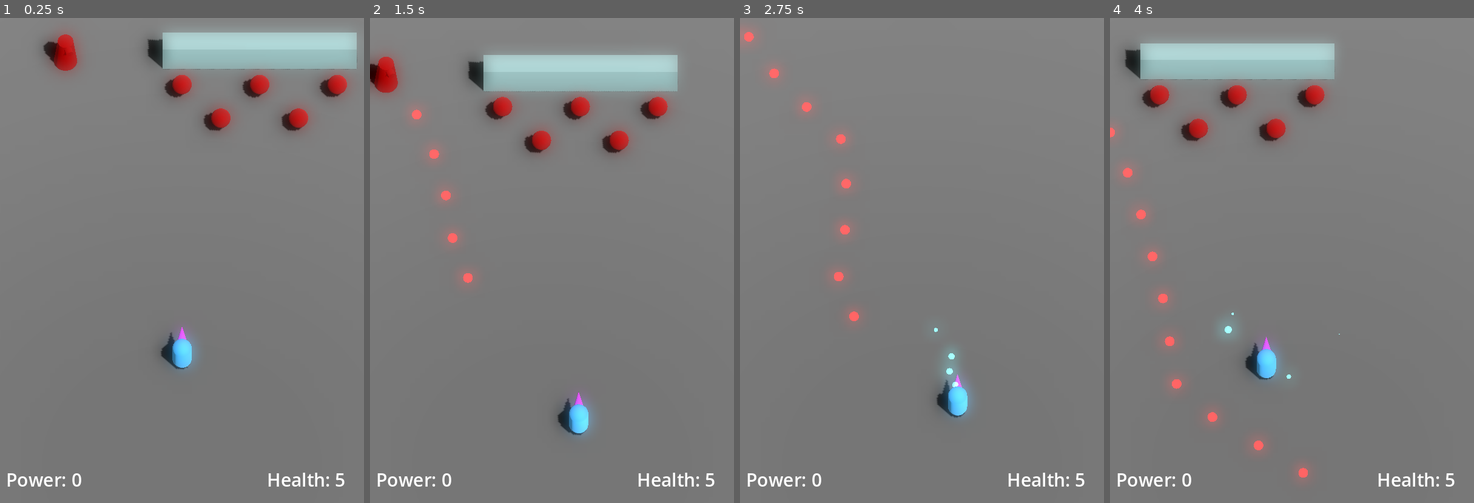
Above: before the commit, frames 1-4 (left to right).
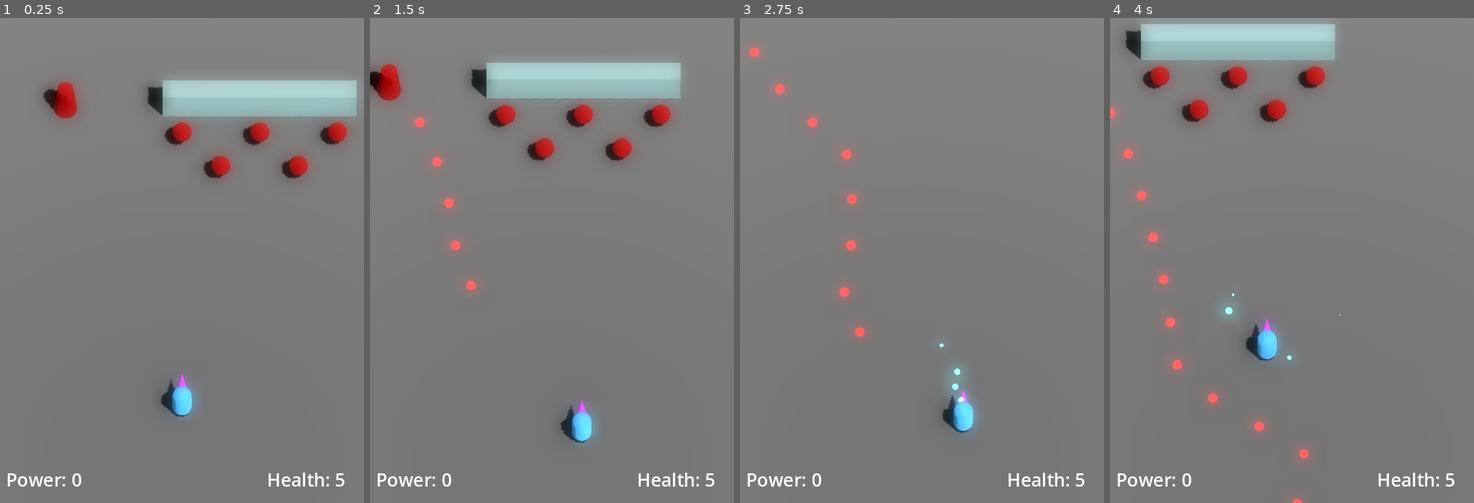
Above: after the commit, the same moments.

Repository: JackEvans24/bullet-absorb
Game: Godot game, scene res://scenes/main.tscn
Two runs of this game, one before a commit and one after it. Both use one fixed random seed, a clock stepped at 60 frames per second and the inputs below.
Inputs:
- Up to frame 1 (0.25 s): no input
- Up to frame 2 (1.5 s): hold Right (move_right) 0.53-1.28 s; hold K (absorb) 0.53-1.28 s; hold Down (move_back) from 1.28 s (still down); tap J (fire) at 1.35 s
- Up to frame 3 (2.75 s): release Down (move_back) at 2.03 s; hold Right (move_right) from 2.03 s (still down); hold K (absorb) from 2.03 s (still down)
- Up to frame 4 (4 s): release Right (move_right) at 2.78 s; release K (absorb) at 2.78 s; hold Up (move_forward) 2.78-3.53 s; tap J (fire) at 2.85 s; hold Left (move_left) from 3.53 s (still down); hold K (absorb) from 3.53 s (still down)

The runs differ from the first frame. In frame 1, 13% of the frame differs, in the area x 11-98%, y 3-83%; in frame 2, 4.6%; in frame 3, 1.7%; in frame 4, 10%.

Commit message:
fix: remove snappy behaviour when follow reaches lower limit

Diff:
--- a/scenes/main.tscn
+++ b/scenes/main.tscn
@@ -6,7 +6,7 @@
 [ext_resource type="Material" uid="uid://gclpf2kqyelh" path="res://materials/wall.tres" id="2_hxwft"]
 [ext_resource type="PackedScene" uid="uid://c3ytmjd7pe4pg" path="res://prefabs/enemies/enemy.tscn" id="5_4wclf"]
 [ext_resource type="PackedScene" uid="uid://wfijrpbc1nxm" path="res://prefabs/enemies/turret.tscn" id="6_nrrgo"]
-[ext_resource type="Script" path="res://scripts/camera/follow_body_camera.gd" id="7_haer2"]
+[ext_resource type="Script" path="res://scripts/camera/follow_target.gd" id="7_haer2"]
 
 [sub_resource type="StandardMaterial3D" id="StandardMaterial3D_r1hrq"]
 metallic = 1.0
@@ -78,11 +78,11 @@
 [node name="HUD" parent="." instance=ExtResource("2_bqahq")]
 
 [node name="FollowPlayer" type="Node3D" parent="."]
-transform = Transform3D(1, 0, 0, 0, 1, 0, 0, 0, 1, 0, 1, 5)
+transform = Transform3D(1, 0, 0, 0, 1, 0, 0, 0, 1, 0, 1, 0)
 script = ExtResource("7_haer2")
-max_speed = 3.0
-min_speed = 0.3
-dampening = 0.01
+max_speed = 30.0
+min_speed = 10.0
+dampening = 0.05
 
 [node name="PlayerCamera" type="Camera3D" parent="FollowPlayer"]
 transform = Transform3D(1, 0, 0, 0, 0.5, 0.866025, 0, -0.866025, 0.5, 0, 20, 8)
--- a/scripts/camera/follow_body_camera.gd
+++ b/scripts/camera/follow_target.gd
@@ -15,18 +15,14 @@
 
 func update_position(delta: float):
 	var direction = target.global_position - global_position
-	var offset_magnitude = direction.length()
 
-	if offset_magnitude < min_speed:
-		global_position = target.global_position
+	var offset_magnitude = direction.length() * delta
+	if offset_magnitude < min_speed * 0.001:
 		return
 
 	var magnitude = get_movement_magnitude(offset_magnitude)
-	translate(direction * magnitude * delta)
+	translate(direction * magnitude)
 
 func get_movement_magnitude(offset_magnitude: float) -> float:
-	if offset_magnitude < min_speed:
-		return offset_magnitude
-
 	var desired_magnitude = offset_magnitude * actual_dampening
-	return minf(desired_magnitude, max_speed)
+	return minf(desired_magnitude, max_speed * 0.001)
